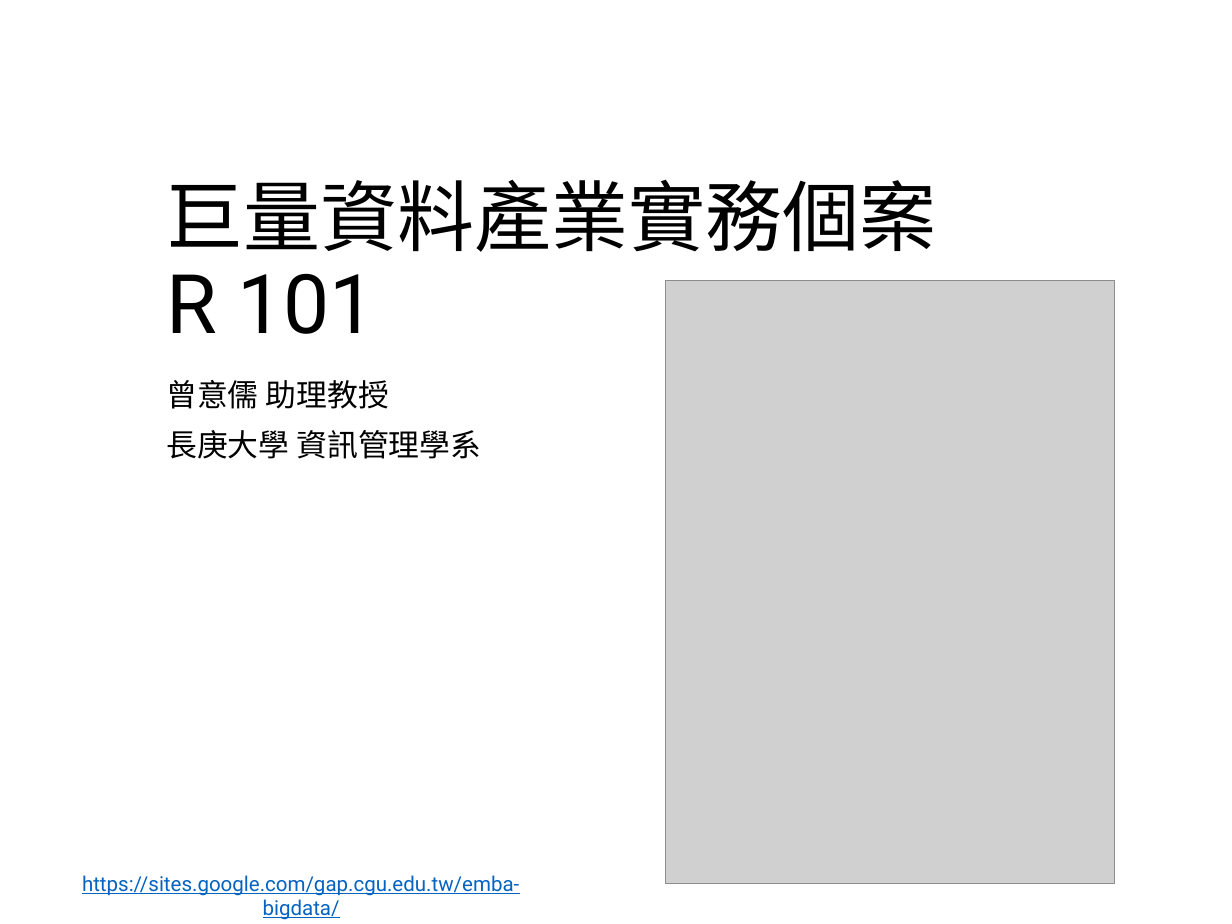
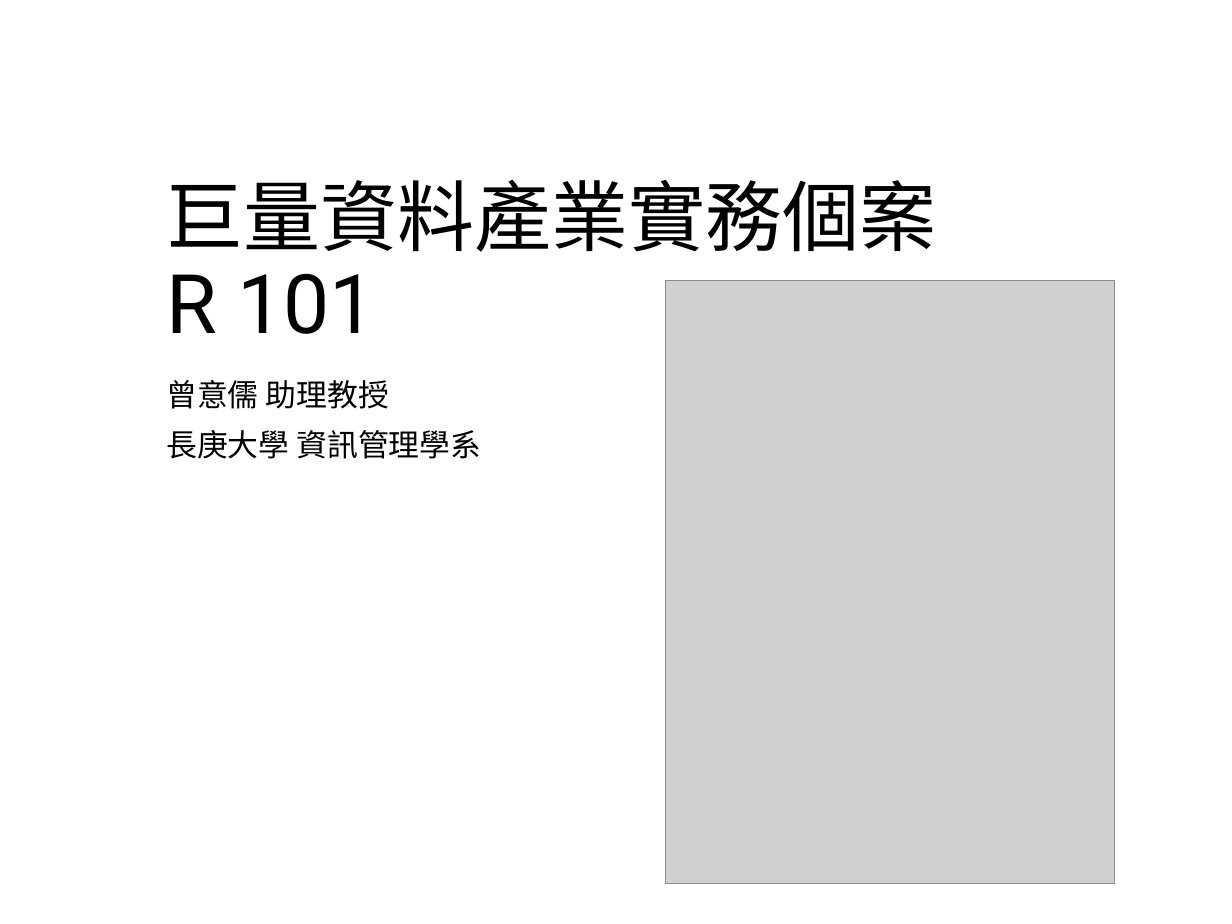
Before and after one commit to STUST-ZhuYuXiang/CGMH_R, a slide deck: slide 1 of R101_0724.pptx. Drawn at 1232x924 pixels with LibreOffice and Linux fonts; fonts in the diff are those of the drawing; grey boxes stand for pictures. Boxes give left, top, right and bottom in pixels: in the first picture for what was removed or moved away, otherwise in the second. Text is boxed around its words. In the diff, an @@ line names an element or a change of style, - is before the commit and + after.

Commit message:
ppt

```diff
--- a/R101_0724.pptx
+++ b/R101_0724.pptx
@@ text removed at [82, 875, 519, 896] @@
-https://sites.google.com/gap.cgu.edu.tw/emba-bigdata/
```
Also in this commit, not shown: 1 other slide changed, 1 slide added.
